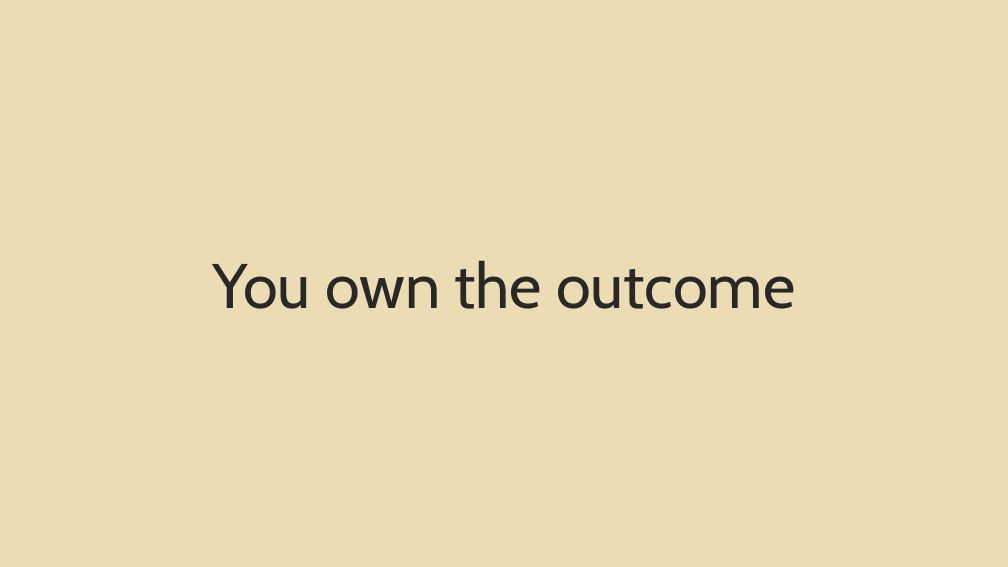
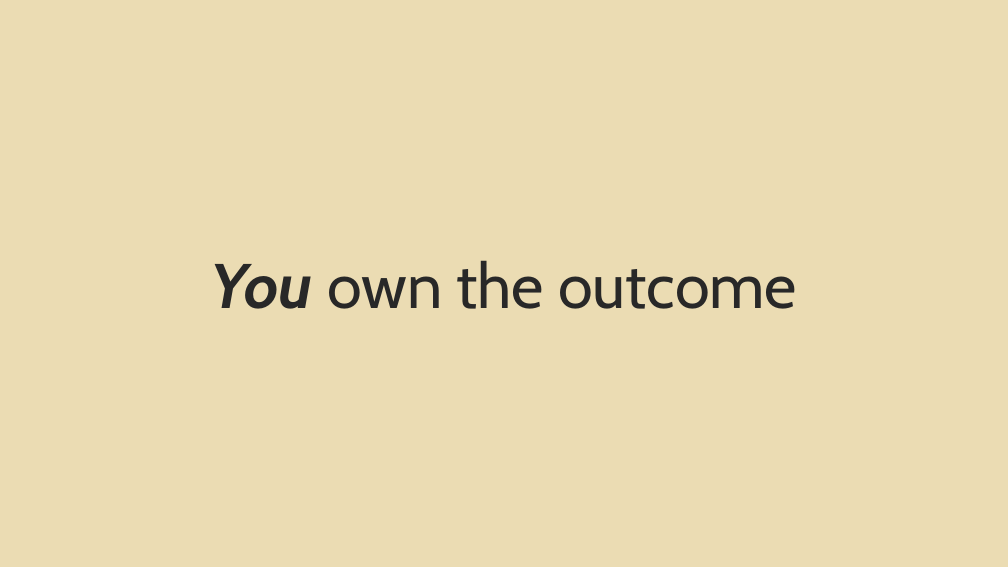
Before and after one commit to theaj42/presentations, a slide deck: slide 32 of Agentic_Threat_Intel/2026-01-21_Agentic-Threat-Intel-Presentation.pptx. Drawn at 1008x567 pixels with LibreOffice and Linux fonts; fonts in the diff are those of the drawing. Boxes give left, top, right and bottom in pixels: in the first picture for what was removed or moved away, otherwise in the second. Text is boxed around its words. In the diff, an @@ line names an element or a change of style, - is before the commit and + after.

```diff
--- a/Agentic_Threat_Intel/2026-01-21_Agentic-Threat-Intel-Presentation.pptx
+++ b/Agentic_Threat_Intel/2026-01-21_Agentic-Threat-Intel-Presentation.pptx
@@ title "You own the outcome" at [211, 260, 797, 309]: bold on, italic on in "You" @@
```
Also in this commit, not shown: 2 other slides changed, 1 slide added, 1 slide removed, 3 other files.
